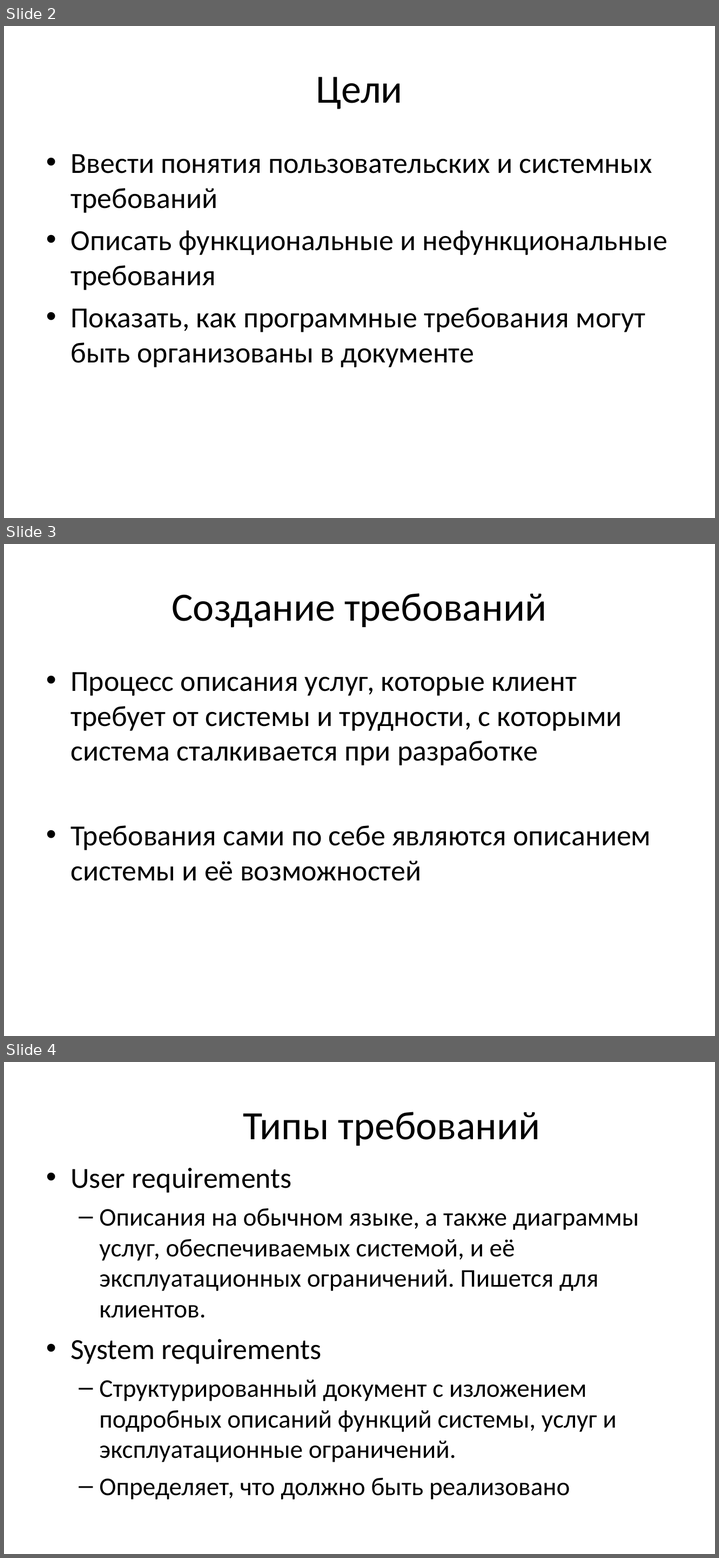
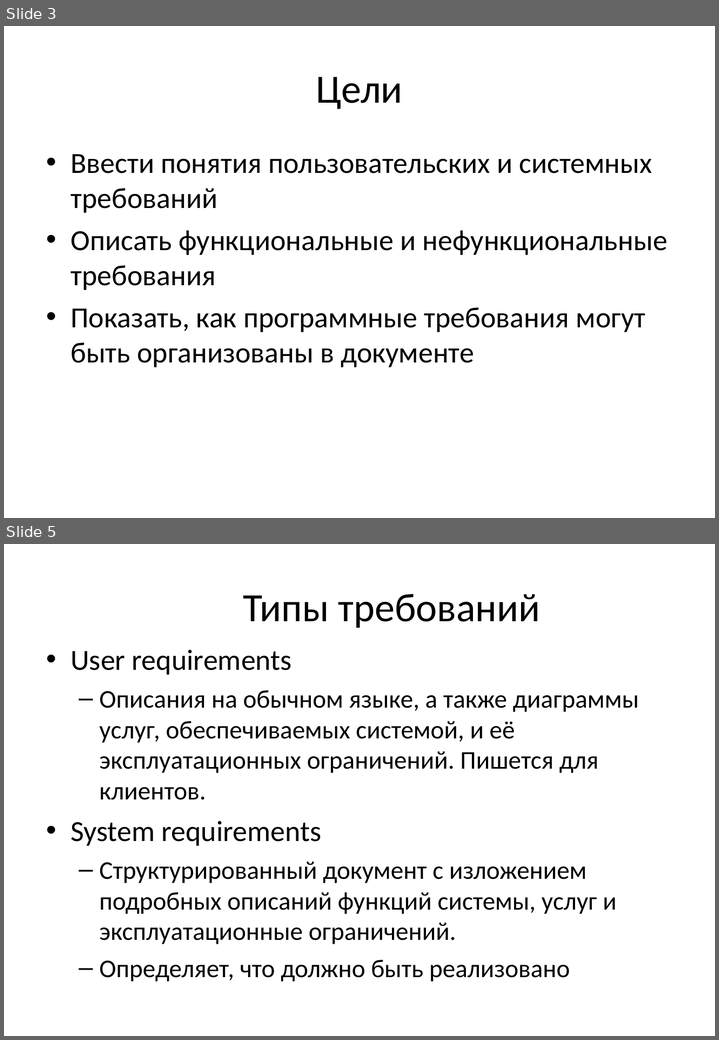
Before and after one commit to BigRacer/swtesting, a slide deck: 4.Requirements/Requirements_rus.ppt. Shown one above the other, each under a label of ours: slides 2, 3 and 4 before the commit, slides 3 and 5 after it; the slides between them are not shown. The pictures are 719x1558 and 719x1040 pixels, drawn with LibreOffice and Linux fonts; fonts in the diff are those of the drawing; background and template pictures are left out. Boxes give left, top, right and bottom in pixels: in the first picture for what was removed or moved away, otherwise in the second. Text is boxed around its words. In the diff, an @@ line names an element or a change of style, - is before the commit and + after.

```diff
--- a/4.Requirements/Requirements_rus.ppt
+++ b/4.Requirements/Requirements_rus.ppt
@@ slide 3 removed at [4, 544, 715, 1036], background picture (left out) @@
@@ title removed at [171, 593, 546, 628] @@
-Создание требований
@@ text removed at [70, 672, 650, 881] @@
-• Процесс описания услуг, которые клиент требует от системы и трудности, с которыми система сталкивается при разработке
-• Требования сами по себе являются описанием системы и её возможностей
@@ what was slide 2 is now slide 3 @@
@@ what was slide 4 is now slide 5 @@
```
Also in this commit, not shown: 3 slides changed, 4 slides added, 5 other slides removed.
